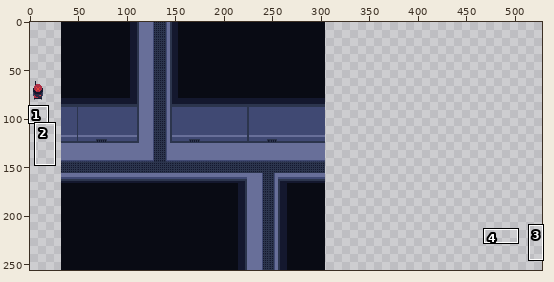
Edited in one commit: pixel-art file (Assets/Sprites/WIP - Asprite Proj Files/labtileset.aseprite). Above, an overview of the earlier version with the close-up marked.
Close-up. Before:
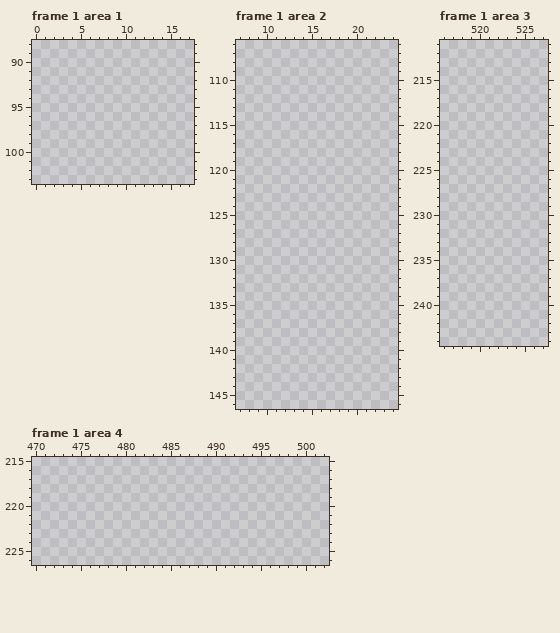
528x256 pixels, 4 frames. Colours within 5 levels of each other are drawn and written as one. Shown: frame 1 area 1: x 0..17, y 88..103; frame 1 area 2: x 7..24, y 106..146; frame 1 area 3: x 516..527, y 211..244; frame 1 area 4: x 470..502, y 215..226. The commit also changed other frames or places, which this record leaves out.
Visible layers, top first: "Layer 2", "Layer 1".
Palette (. is transparent): 
After:
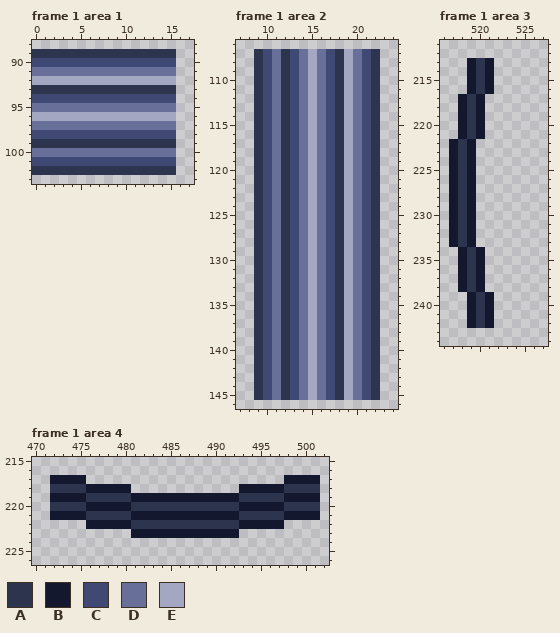
Colours new in this view: A #2c354d  B #14182e  C #404973  D #686f99  E #a3a7c2
The edit:
layer "Decoration" added
layer "Overhead Wires" added
Frame 1 area 1, layer "Decoration":
The author put colour A in row 89 at x 0 to 15; in row 93 at x 0 to 15; in row 99 at x 0 to 15; in row 102 at x 0 to 15.
The author put colour C in row 90 at x 0 to 15; in row 94 at x 0 to 15; in row 98 at x 0 to 15; in row 101 at x 0 to 15.
The author put colour D in row 91 at x 0 to 15; in row 95 at x 0 to 15; in row 97 at x 0 to 15; in row 100 at x 0 to 15.
The author put colour E in row 92 at x 0 to 15; in row 96 at x 0 to 15.
Frame 1 area 2, layer "Decoration":
The author put colour A in rows 107 to 145 at x 9, 12, 18 and 22.
The author put colour C in rows 107 to 145 at x 10, 13, 17 and 21.
The author put colour D in rows 107 to 145 at x 11, 14, 16 and 20.
The author put colour E in rows 107 to 145 at x 15 and 19.
Frame 1 area 3, layer "Overhead Wires":
The author put colour A in rows 213 to 216 at x 520; in rows 217 to 221 at x 519; in rows 222 to 233 at x 518; in rows 234 to 238 at x 519; in rows 239 to 242 at x 520.
The author put colour B in rows 213 to 216 at x 519 and 521; in rows 217 to 221 at x 518 and 520; in rows 222 to 233 at x 517 and 519; in rows 234 to 238 at x 518 and 520; in rows 239 to 242 at x 519 and 521.
Frame 1 area 4, layer "Overhead Wires":
The author put colour A in row 218 at x 472 to 475 and 498 to 501; in row 219 at x 476 to 480 and 493 to 497; in row 220 at x 472 to 475, 481 to 492 and 498 to 501; in row 221 at x 476 to 480 and 493 to 497; in row 222 at x 481 to 492.
The author put colour B in row 217 at x 472 to 475 and 498 to 501; in row 218 at x 476 to 480 and 493 to 497; in row 219 at x 472 to 475, 481 to 492 and 498 to 501; in row 220 at x 476 to 480 and 493 to 497; in row 221 at x 472 to 475, 481 to 492 and 498 to 501; in row 222 at x 476 to 480 and 493 to 497.
The author put colour B in row 223 at x 481 to 492.
Changed places in both close-ups, as pixel boxes (x1, y1, x2, y2):
added: (32, 49, 176, 175)
added: (254, 49, 380, 400)
added: (449, 58, 494, 328)
added: (50, 475, 320, 538)
